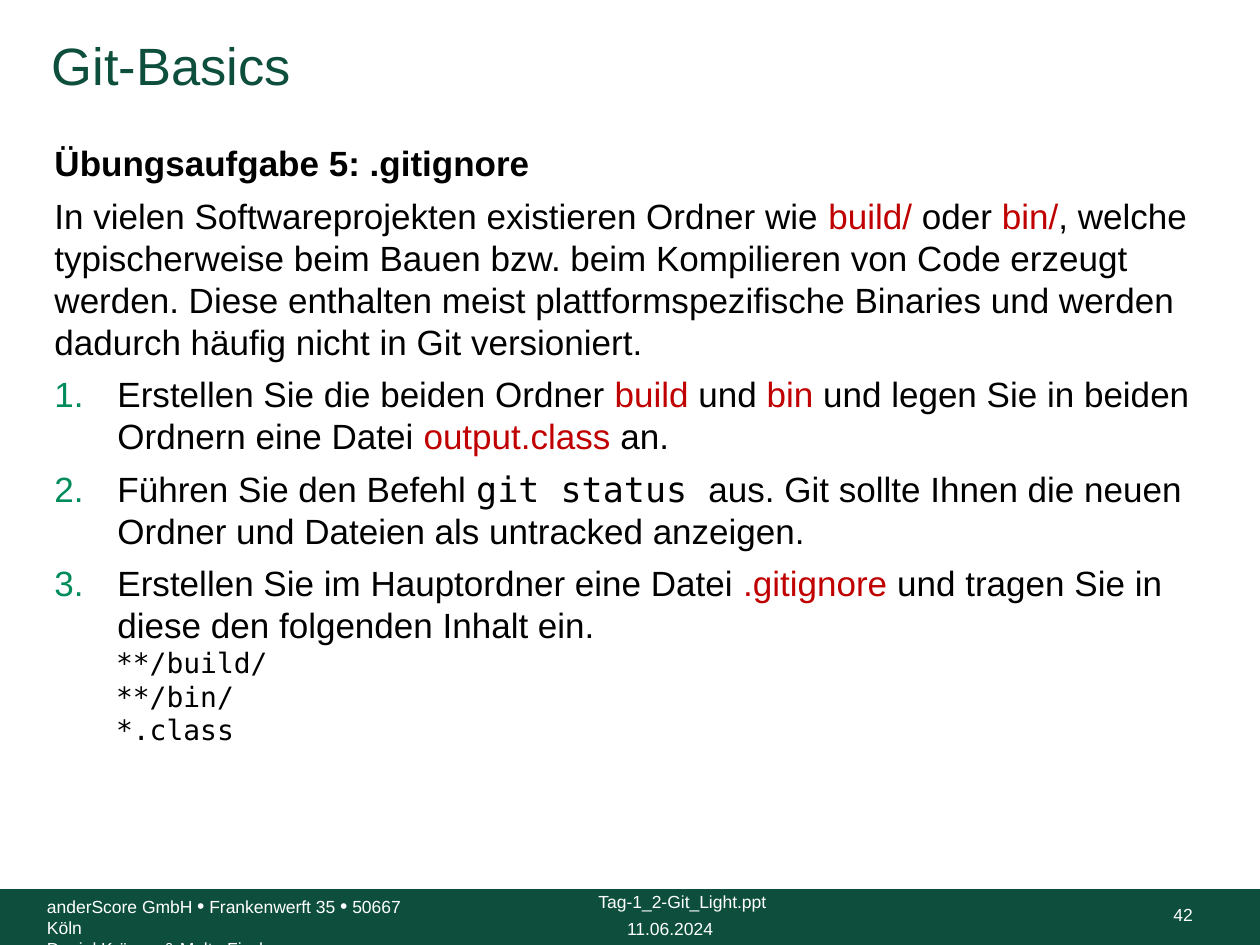
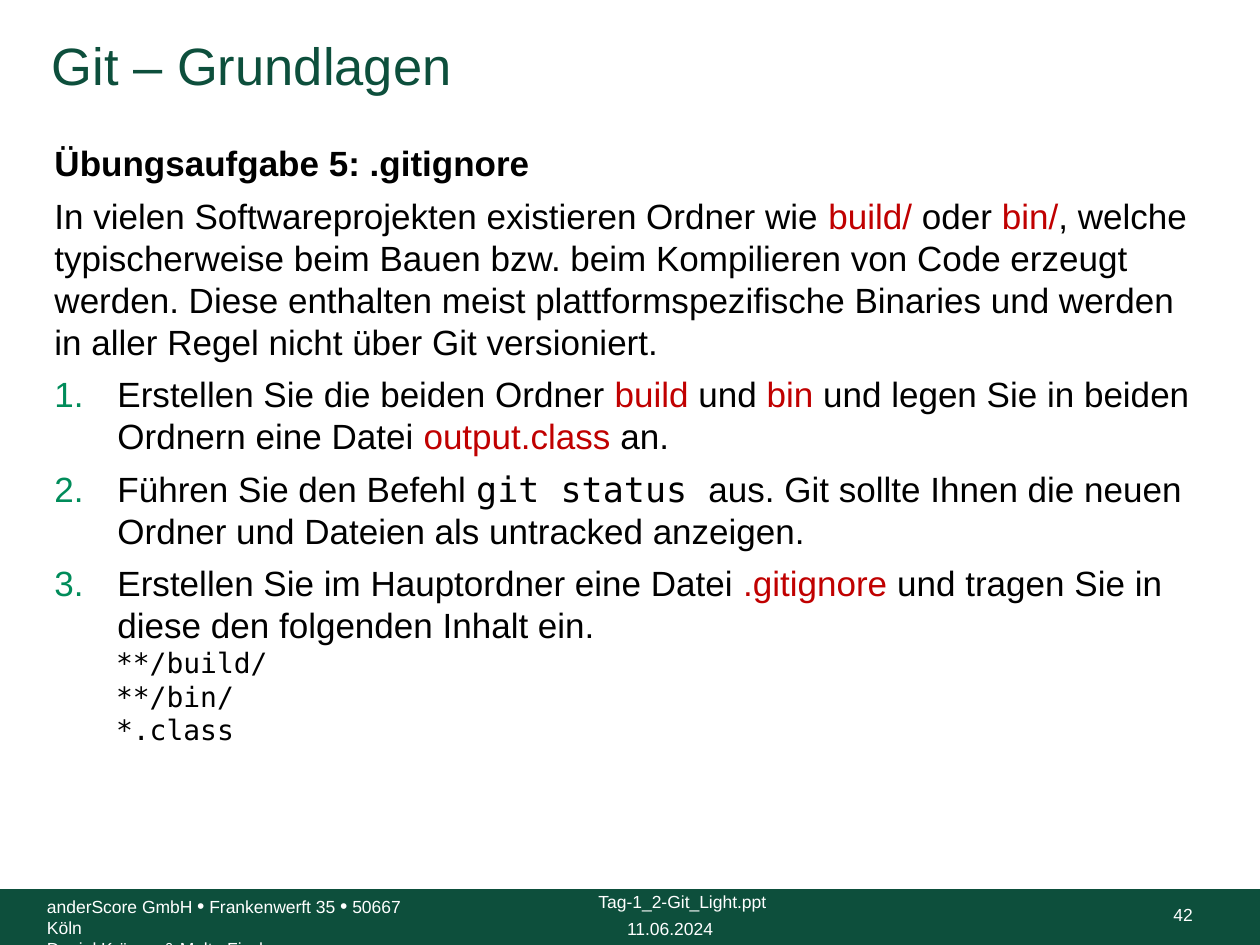
Before and after one commit to anderscore-gmbh/gitlab, a slide deck: slide 42 of slides/Tag-1_2-Git_Light.pptx. Drawn at 1260x945 pixels with LibreOffice and Linux fonts; fonts in the diff are those of the drawing; background and template pictures are left out. Boxes give left, top, right and bottom in pixels: in the first picture for what was removed or moved away, otherwise in the second. Text is boxed around its words. In the diff, an @@ line names an element or a change of style, - is before the commit and + after.

```diff
--- a/slides/Tag-1_2-Git_Light.pptx
+++ b/slides/Tag-1_2-Git_Light.pptx
@@ title at [52, 47, 451, 96]: text changed @@
-Git-Basics
+Git – Grundlagen
@@ text at [54, 203, 1187, 361]: text changed @@
-In vielen Softwareprojekten existieren Ordner wie build/ oder bin/, welche typischerweise beim Bauen bzw. beim Kompilieren von Code erzeugt werden. Diese enthalten meist plattformspezifische Binaries und werden dadurch häufig nicht in Git versioniert.
+In vielen Softwareprojekten existieren Ordner wie build/ oder bin/, welche typischerweise beim Bauen bzw. beim Kompilieren von Code erzeugt werden. Diese enthalten meist plattformspezifische Binaries und werden in aller Regel nicht über Git versioniert.
```
Also in this commit, not shown: 41 other slides changed, 5 other files.
